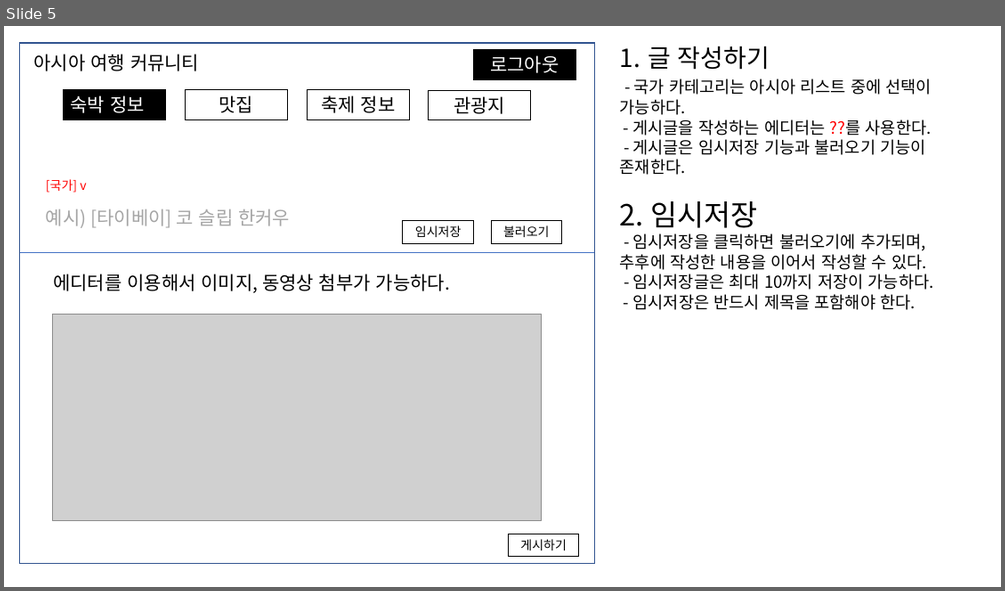
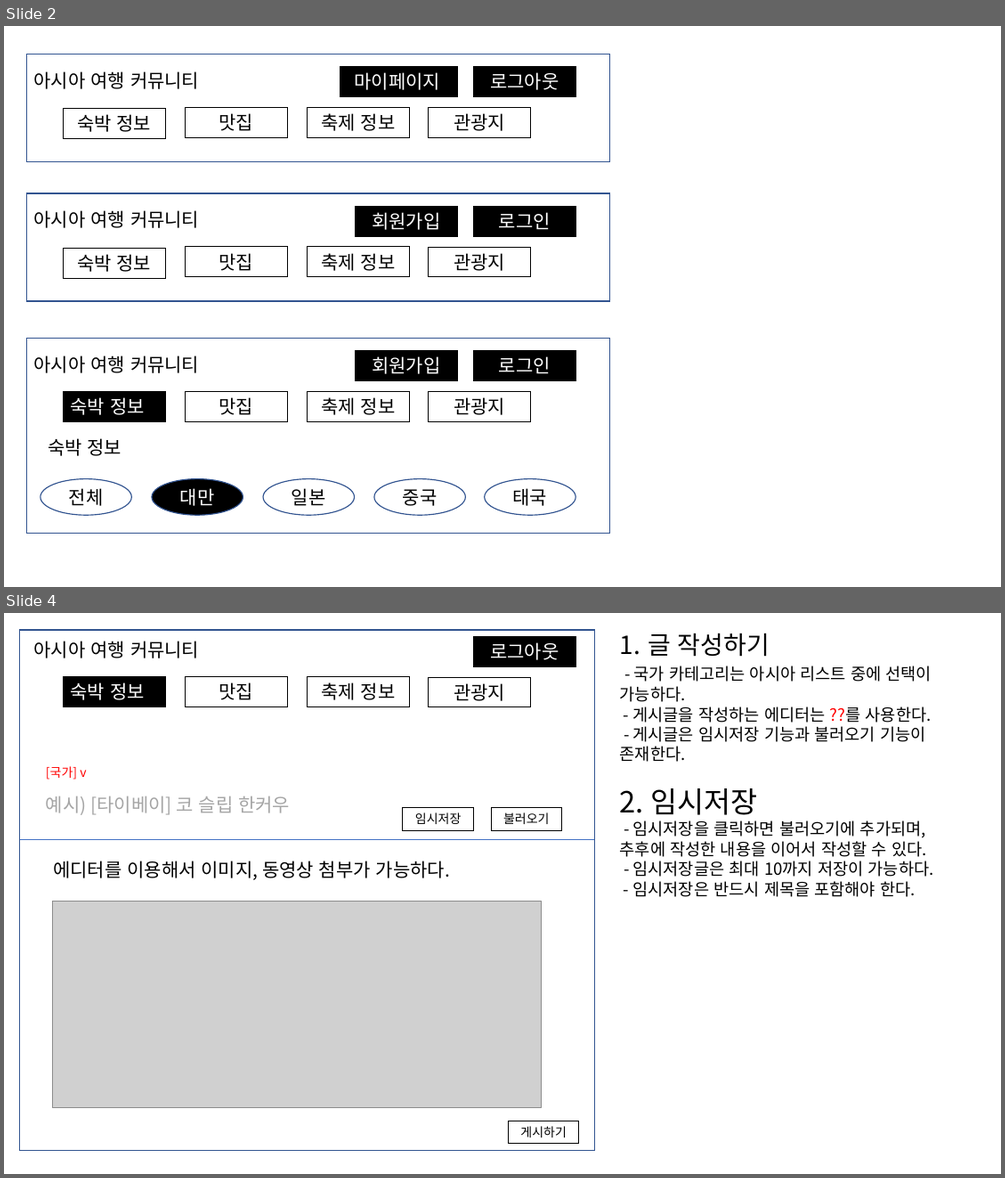
Before and after one commit to pjok1122/travel-community, a slide deck: 화면 기획서.pptx. Shown one above the other, each under a label of ours: slide 5 before the commit, slides 2 and 4 after it; the slides between them are not shown. The pictures are 1005x591 and 1005x1178 pixels, drawn with LibreOffice and Linux fonts; fonts in the diff are those of the drawing; grey boxes stand for pictures. Boxes give left, top, right and bottom in pixels: in the first picture for what was removed or moved away, otherwise in the second. Text is boxed around its words. In the diff, an @@ line names an element or a change of style, - is before the commit and + after.

```diff
--- a/화면 기획서.pptx
+++ b/화면 기획서.pptx
@@ slide 2 added at box(4, 26, 1001, 587), background #FFFFFF @@
@@ rectangle added at box(26, 54, 609, 161), fill #FFFFFF, outline #325491 1 pt @@
@@ text added at box(34, 71, 199, 89), 18 pt, text #000000 @@
+아시아 여행 커뮤니티
@@ rectangle added at box(340, 66, 454, 96), fill #000000, outline #000000 0.75 pt, 18 pt, text #FFFFFF @@
+마이페이지
@@ rectangle added at box(356, 66, 458, 96), fill #000000, outline #000000 0.75 pt, 18 pt, text #FFFFFF @@
+회원가입
@@ rectangle added at box(474, 66, 576, 96), fill #000000, outline #000000 0.75 pt, 18 pt, text #FFFFFF @@
+로그아웃
@@ rectangle added at box(63, 108, 165, 138), outline #000000 0.75 pt, 18 pt, text #000000 @@
+숙박 정보
@@ rectangle added at box(185, 108, 287, 137), outline #000000 0.75 pt, 18 pt, text #000000 @@
+맛집
@@ rectangle added at box(307, 108, 409, 137), outline #000000 0.75 pt, 18 pt, text #000000 @@
+축제 정보
@@ rectangle added at box(429, 108, 531, 137), outline #000000 0.75 pt, 18 pt, text #000000 @@
+관광지
@@ rectangle added at box(26, 193, 609, 301), fill #FFFFFF, outline #325491 1 pt @@
@@ text added at box(34, 210, 199, 228), 18 pt, text #000000 @@
+아시아 여행 커뮤니티
@@ rectangle added at box(356, 206, 458, 236), fill #000000, outline #000000 0.75 pt, 18 pt, text #FFFFFF @@
+회원가입
@@ rectangle added at box(474, 206, 576, 236), fill #000000, outline #000000 0.75 pt, 18 pt, text #FFFFFF @@
+로그인
@@ rectangle added at box(63, 248, 165, 278), outline #000000 0.75 pt, 18 pt, text #000000 @@
+숙박 정보
@@ rectangle added at box(185, 247, 287, 276), outline #000000 0.75 pt, 18 pt, text #000000 @@
+맛집
@@ rectangle added at box(307, 247, 409, 276), outline #000000 0.75 pt, 18 pt, text #000000 @@
+축제 정보
@@ rectangle added at box(429, 247, 531, 276), outline #000000 0.75 pt, 18 pt, text #000000 @@
+관광지
@@ rectangle added at box(26, 338, 609, 533), fill #FFFFFF, outline #325491 1 pt @@
@@ text added at box(34, 355, 199, 373), 18 pt, text #000000 @@
+아시아 여행 커뮤니티
@@ rectangle added at box(356, 351, 458, 380), fill #000000, outline #000000 0.75 pt, 18 pt, text #FFFFFF @@
+회원가입
@@ rectangle added at box(474, 351, 576, 380), fill #000000, outline #000000 0.75 pt, 18 pt, text #FFFFFF @@
+로그인
@@ rectangle added at box(63, 392, 165, 421), fill #000000, outline #000000 0.75 pt, 18 pt, text #FFFFFF @@
+숙박 정보
@@ rectangle added at box(185, 392, 287, 421), outline #000000 0.75 pt, 18 pt, text #000000 @@
+맛집
@@ rectangle added at box(307, 392, 409, 421), outline #000000 0.75 pt, 18 pt, text #000000 @@
+축제 정보
@@ rectangle added at box(429, 392, 531, 421), outline #000000 0.75 pt, 18 pt, text #000000 @@
+관광지
@@ rectangle added at box(40, 433, 143, 463), outline #FFFFFF 0.75 pt, 18 pt, text #000000 @@
+숙박 정보
@@ ellipse added at box(40, 479, 132, 515), fill #FFFFFF, outline #325491 1 pt, 18 pt, text #000000 @@
+전체
@@ ellipse added at box(152, 479, 243, 515), fill #000000, outline #325491 1 pt, 18 pt, text #FFFFFF @@
+대만
@@ ellipse added at box(263, 479, 354, 515), fill #FFFFFF, outline #325491 1 pt, 18 pt, text #000000 @@
+일본
@@ ellipse added at box(374, 479, 465, 515), fill #FFFFFF, outline #325491 1 pt, 18 pt, text #000000 @@
+중국
@@ ellipse added at box(485, 479, 576, 515), fill #FFFFFF, outline #325491 1 pt, 18 pt, text #000000 @@
+태국
@@ what was slide 5 is now slide 4 @@
```
Also in this commit, not shown: 4 slides changed, 3 other slides added, 10 other files.
